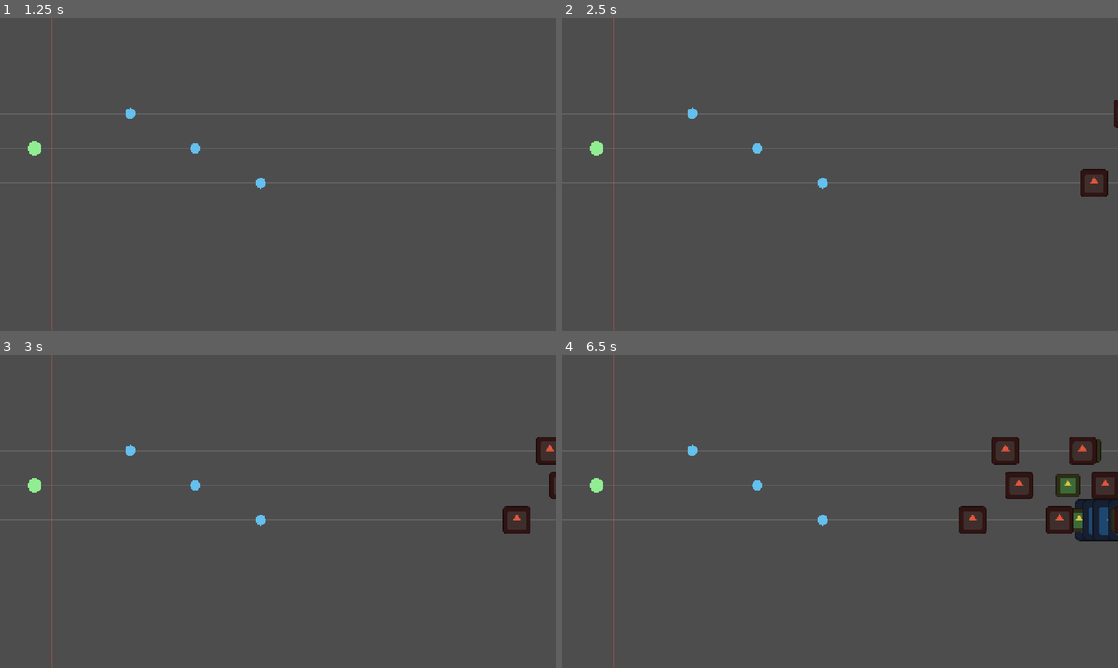
Above: before the commit, frames 1-4 (two rows, left to right).
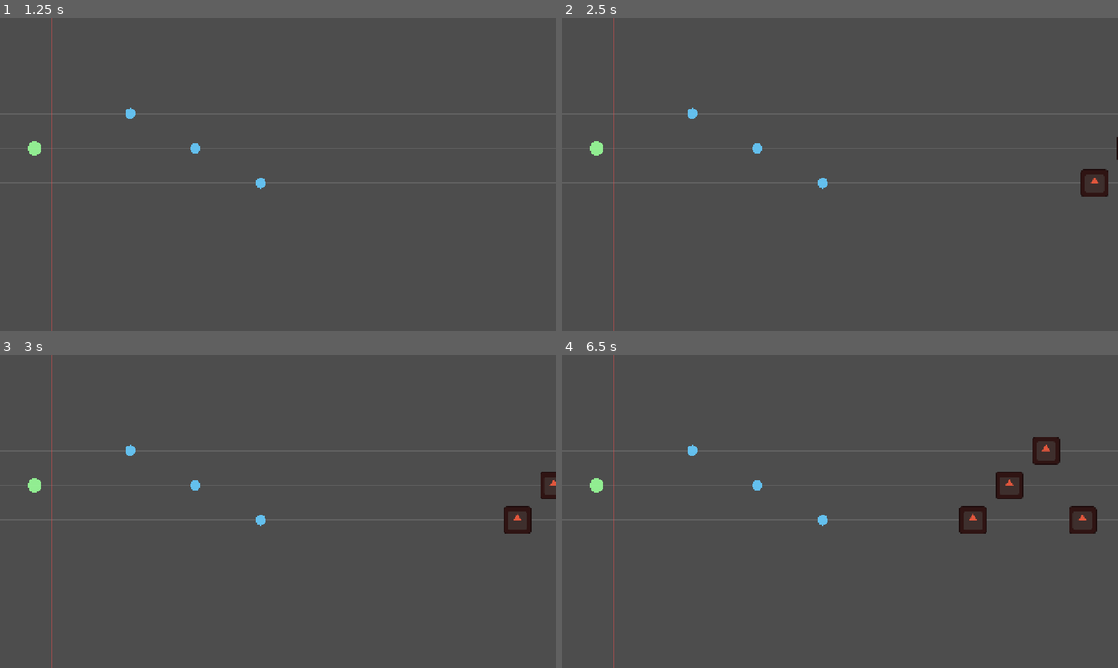
Above: after the commit, the same moments.

Repository: Sosorik/Sublike
Game: Godot game, scene res://scenes/battle/battle.tscn
The game is run twice, just before and just after one commit, with the same random seed, the same clock (stepped at 60 frames per second) and the same inputs. The engine's default icon, where the game draws it, is replaced by a stand-in: a white triangle on a blue panel in a dark square.
Inputs:
- Up to frame 1 (1.25 s): tap Enter at 0.5 s; tap Space at 0.6, 0.77, 1.07 s
- Up to frame 2 (2.5 s): tap Space at 1.25, 1.35, 1.52, 1.82, 2.1 s
- Up to frame 3 (3 s): tap Space at 2.85 s
- Up to frame 4 (6.5 s): tap Space at 3.02, 3.32, 3.6, 3.77, 4.07, 4.35, 4.52, 4.82, 5.1, 5.85, 6.02, 6.32 s

Frame 1 is identical in both runs. In frame 2, 0.1% of the frame differs, in the area x 93-100%, y 26-58%; in frame 3, 0.6%; in frame 4, 3.9%, in the area x 71-100%, y 26-60%.

Commit message:
2주차: 웨이브 스포너
- scripts/core/enemy_spawner.gd — 웨이브 상태기계 + 시그널
- enemies.json: wave_pattern.waves 추가 (5웨이브, 임시 수치)
- battle.tscn: EnemySpawner 노드 추가
- battle.gd: 스폰 책임 이관, 로그/안내선만 담당
- 자식 _ready() 가 부모보다 먼저 도는 문제로 첫 wave_started 를 놓치던 것 수정

Co-Authored-By: Claude Opus 5 <noreply@anthropic.com>

Diff:
--- a/data/enemies.json
+++ b/data/enemies.json
@@ -12,6 +12,14 @@
     "intermission_sec": 3.0,
     "spawn_x": 1400.0,
     "lanes_y": { "front": 380, "mid": 300, "back": 220 },
-    "max_alive": 100
+    "max_alive": 100,
+    "_waves_note": "임시 수치. 밸런스는 5~6주차에 잡는다. 여기 숫자만 고치면 된다.",
+    "waves": [
+      { "spawn_interval": 1.2, "entries": [ { "enemy_id": "charger", "count": 4 } ] },
+      { "spawn_interval": 1.1, "entries": [ { "enemy_id": "charger", "count": 4 }, { "enemy_id": "shooter", "count": 2 } ] },
+      { "spawn_interval": 1.0, "entries": [ { "enemy_id": "charger", "count": 5 }, { "enemy_id": "shooter", "count": 3 } ] },
+      { "spawn_interval": 0.9, "entries": [ { "enemy_id": "charger", "count": 4 }, { "enemy_id": "shooter", "count": 3 }, { "enemy_id": "armored", "count": 1 } ] },
+      { "spawn_interval": 0.8, "entries": [ { "enemy_id": "charger", "count": 6 }, { "enemy_id": "shooter", "count": 4 }, { "enemy_id": "armored", "count": 2 } ] }
+    ]
   }
 }
--- a/scenes/battle/battle.tscn
+++ b/scenes/battle/battle.tscn
@@ -2,10 +2,15 @@
 
 [ext_resource type="Script" path="res://scripts/core/battle.gd" id="1_battle"]
 [ext_resource type="PackedScene" path="res://scenes/entities/enemy.tscn" id="2_enemy"]
+[ext_resource type="Script" path="res://scripts/core/enemy_spawner.gd" id="3_spawner"]
 
-[node name="Battle" type="Node2D" unique_id=1111616442 node_paths=PackedStringArray("enemies_root")]
+[node name="Battle" type="Node2D" unique_id=198505537 node_paths=PackedStringArray("spawner")]
 script = ExtResource("1_battle")
+spawner = NodePath("EnemySpawner")
+
+[node name="Enemies" type="Node2D" parent="." unique_id=1876003993]
+
+[node name="EnemySpawner" type="Node" parent="." unique_id=13568884 node_paths=PackedStringArray("enemies_root")]
+script = ExtResource("3_spawner")
 enemy_scene = ExtResource("2_enemy")
-enemies_root = NodePath("Enemies")
-
-[node name="Enemies" type="Node2D" parent="." unique_id=274220953]
+enemies_root = NodePath("../Enemies")
--- a/scripts/core/battle.gd
+++ b/scripts/core/battle.gd
@@ -2,96 +2,36 @@
 
 ## 전투 씬 루트.
 ##
-## 적 스폰은 ObjectPool 을 거친다. 전투 중 instantiate()/queue_free() 금지.
-## 웨이브 스포너는 2주차 다음 항목.
+## 스폰은 EnemySpawner 가 전담한다. 여기서는 진행 상황 로그와 레인 안내선만 담당한다.
+## 아이다 HP / 실패 처리는 2주차 마지막 항목.
 
-## 인스펙터에서 scenes/entities/enemy.tscn 을 연결한다.
-@export var enemy_scene: PackedScene
-
-## 인스펙터에서 Enemies 노드를 연결한다.
-@export var enemies_root: Node2D
-
-## 전투 시작 전 미리 만들어 둘 적 수.
-@export var prewarm_count: int = 16
+## 인스펙터에서 EnemySpawner 노드를 연결한다.
+@export var spawner: Node
 
 ## 레인 안내선을 그린다. 좌표 확인용 임시 표시. 완성 전 끈다.
 @export var debug_draw: bool = true
 
-## data/enemies.json 의 적 3종. JSON 순서대로 돌아가며 스폰한다.
-var _enemy_rows: Array[Dictionary] = []
 
-var _lane_index: int = 0
-var _type_index: int = 0
+func _ready() -> void:
+	if spawner == null:
+		push_error("Battle: spawner 가 비어 있다. 인스펙터에서 EnemySpawner 를 연결할 것.")
+		return
+
+	spawner.wave_started.connect(_on_wave_started)
+	spawner.wave_cleared.connect(_on_wave_cleared)
+	spawner.floor_cleared.connect(_on_floor_cleared)
 
 
-func _ready() -> void:
-	if enemy_scene == null:
-		push_error("Battle: enemy_scene이 비어 있다. 인스펙터에서 enemy.tscn을 연결할 것.")
-		return
-	if enemies_root == null:
-		push_error("Battle: enemies_root가 비어 있다. 인스펙터에서 Enemies 노드를 연결할 것.")
-		return
-
-	_enemy_rows = DataLoader.get_all(DataLoader.GROUP_ENEMIES)
-	if _enemy_rows.is_empty():
-		push_error("Battle: data/enemies.json 에서 적을 하나도 읽지 못했다.")
-		return
-
-	ObjectPool.prewarm(enemy_scene, prewarm_count)
-	_spawn_enemy()
+func _on_wave_started(wave_number: int, total_waves: int, enemy_count: int) -> void:
+	print("웨이브 %d/%d 시작 — 적 %d마리" % [wave_number, total_waves, enemy_count])
 
 
-func _unhandled_input(event: InputEvent) -> void:
-	if event is InputEventKey and event.pressed and not event.echo:
-		if event.keycode == KEY_SPACE:
-			_spawn_enemy()
+func _on_wave_cleared(wave_number: int) -> void:
+	print("웨이브 %d 클리어" % wave_number)
 
 
-## 적 1마리를 스폰한다. 적 종류는 JSON 순서대로, 레인은 front → mid → back 순환.
-## lane_pref 가 "any" 가 아닌 적은 지정된 레인에만 나온다. (중갑체는 전열 고정)
-func _spawn_enemy() -> void:
-	if enemy_scene == null or enemies_root == null or _enemy_rows.is_empty():
-		return
-
-	var row: Dictionary = _enemy_rows[_type_index]
-	_type_index = (_type_index + 1) % _enemy_rows.size()
-
-	var enemy: Enemy = ObjectPool.acquire(enemy_scene) as Enemy
-	if enemy == null:
-		push_error("Battle: enemy_scene의 루트에 enemy.gd가 붙어 있지 않다.")
-		return
-
-	# 재사용된 적은 이미 연결돼 있다. 중복 연결하면 시그널이 두 번 온다.
-	if not enemy.reached_aida.is_connected(_on_enemy_reached_aida):
-		enemy.reached_aida.connect(_on_enemy_reached_aida)
-
-	enemy.setup(row)
-	enemies_root.add_child(enemy)
-	enemy.spawn_at(_pick_lane(enemy.get_lane_pref()))
-
-	print("스폰 — %s(%s) lane=%s speed=%.0f hp=%.0f" % [
-		enemy.display_name, enemy.enemy_id, enemy.get_lane(), enemy.speed, enemy.max_hp
-	])
-
-
-## lane_pref 를 실제 레인으로 바꾼다. "any" 면 순환, 아니면 지정 레인.
-func _pick_lane(lane_pref: String) -> String:
-	if lane_pref != "any":
-		if lane_pref in BattleLayout.LINES:
-			return lane_pref
-		push_warning("Battle: 알 수 없는 lane_pref '%s' — 순환 레인을 쓴다." % lane_pref)
-
-	var lane: String = BattleLayout.LINES[_lane_index]
-	_lane_index = (_lane_index + 1) % BattleLayout.LINES.size()
-	return lane
-
-
-func _on_enemy_reached_aida(enemy: Enemy) -> void:
-	print("도달 — %s lane=%s (아이다 피해 %.0f)" % [
-		enemy.display_name, enemy.get_lane(), enemy.damage
-	])
-	# 아이다 HP 감소는 2주차 마지막 항목에서 붙인다.
-	ObjectPool.release(enemy)
+func _on_floor_cleared() -> void:
+	print("층 클리어 — 강화 3택은 4주차 항목")
 
 
 ## 레인 안내선. 좌표가 문서와 맞는지 눈으로 확인하기 위한 임시 표시.
--- /dev/null
+++ b/scripts/core/enemy_spawner.gd
@@ -0,0 +1,235 @@
+extends Node
+
+## 웨이브 스포너. data/enemies.json 의 wave_pattern 을 그대로 따른다.
+##
+## 층당 웨이브 5 (waves_per_floor), 웨이브 사이 정비 시간 (intermission_sec).
+## 한 층만 돈다. 다음 층으로 넘기는 건 4주차 "층 진행" 항목이다.
+##
+## 웨이브 클리어 조건 = 스폰 큐가 비었고 살아있는 적이 0.
+## 지금은 적을 죽일 수단이 없어서 전부 아이다까지 걸어가야 클리어된다.
+## DamagePacket 항목이 붙으면 자연스럽게 "처치로 클리어"가 된다.
+
+## 웨이브가 시작됐다.
+signal wave_started(wave_number: int, total_waves: int, enemy_count: int)
+## 웨이브의 적이 전부 사라졌다.
+signal wave_cleared(wave_number: int)
+## 층의 마지막 웨이브까지 끝났다.
+signal floor_cleared()
+
+enum State { IDLE, SPAWNING, WAITING_CLEAR, INTERMISSION, DONE }
+
+## 인스펙터에서 scenes/entities/enemy.tscn 을 연결한다.
+@export var enemy_scene: PackedScene
+
+## 스폰한 적을 담을 노드. 인스펙터에서 Enemies 를 연결한다.
+@export var enemies_root: Node2D
+
+## 전투 시작 전 미리 만들어 둘 적 수. 가장 큰 웨이브보다 넉넉하게.
+@export var prewarm_count: int = 24
+
+## false 면 start() 를 직접 불러야 시작한다.
+@export var auto_start: bool = true
+
+## 스폰 한 마리마다 로그를 찍는다. 검증할 때만 켠다.
+@export var verbose: bool = false
+
+## wave_pattern 을 읽지 못했을 때만 쓰는 대비값.
+const FALLBACK_INTERMISSION: float = 3.0
+const FALLBACK_INTERVAL: float = 1.0
+const FALLBACK_MAX_ALIVE: int = 100
+
+var _waves: Array = []
+var _rows: Dictionary = {}          ## enemy_id → 데이터 (1회만 복사해서 재사용)
+var _queue: Array[String] = []      ## 이번 웨이브에 남은 스폰 목록
+var _wave_index: int = -1           ## 0-based
+var _alive: int = 0
+var _timer: float = 0.0
+var _interval: float = FALLBACK_INTERVAL
+var _intermission: float = FALLBACK_INTERMISSION
+var _max_alive: int = FALLBACK_MAX_ALIVE
+var _lane_index: int = 0
+var _state: State = State.IDLE
+
+
+func _ready() -> void:
+	if enemy_scene == null:
+		push_error("EnemySpawner: enemy_scene 이 비어 있다.")
+		return
+	if enemies_root == null:
+		push_error("EnemySpawner: enemies_root 가 비어 있다.")
+		return
+
+	if not _load_pattern():
+		return
+
+	ObjectPool.prewarm(enemy_scene, prewarm_count)
+	if auto_start:
+		# 자식의 _ready() 는 부모보다 먼저 돈다. 여기서 바로 시작하면
+		# 부모가 시그널을 연결하기 전에 1번 웨이브가 시작돼 wave_started 를 놓친다.
+		start.call_deferred()
+
+
+## 1번 웨이브부터 시작한다.
+func start() -> void:
+	if _waves.is_empty():
+		push_error("EnemySpawner: 웨이브 데이터가 없어 시작할 수 없다.")
+		return
+	_wave_index = -1
+	_alive = 0
+	_queue.clear()
+	_next_wave()
+
+
+func get_state() -> State:
+	return _state
+
+
+func get_alive_count() -> int:
+	return _alive
+
+
+## 현재 웨이브 번호(1-based). 아직 시작 전이면 0.
+func get_wave_number() -> int:
+	return _wave_index + 1
+
+
+func _process(delta: float) -> void:
+	match _state:
+		State.SPAWNING:
+			_tick_spawning(delta)
+		State.WAITING_CLEAR:
+			if _alive <= 0:
+				wave_cleared.emit(get_wave_number())
+				_timer = _intermission
+				_state = State.INTERMISSION
+		State.INTERMISSION:
+			_timer -= delta
+			if _timer <= 0.0:
+				_next_wave()
+		_:
+			pass
+
+
+## ---------------------------------------------------------------- 내부
+
+func _tick_spawning(delta: float) -> void:
+	_timer -= delta
+	if _timer > 0.0:
+		return
+
+	# 화면이 꽉 찼으면 자리가 날 때까지 스폰을 미룬다.
+	if _alive >= _max_alive:
+		return
+
+	_spawn_one(_queue.pop_front())
+	_timer = _interval
+
+	if _queue.is_empty():
+		_state = State.WAITING_CLEAR
+
+
+func _next_wave() -> void:
+	_wave_index += 1
+	if _wave_index >= _waves.size():
+		_state = State.DONE
+		floor_cleared.emit()
+		return
+
+	var wave: Dictionary = _waves[_wave_index]
+	_interval = float(wave.get("spawn_interval", FALLBACK_INTERVAL))
+	_queue = _build_queue(wave.get("entries", []) as Array)
+	_timer = 0.0
+	_state = State.SPAWNING
+	wave_started.emit(get_wave_number(), _waves.size(), _queue.size())
+
+
+## entries 를 스폰 순서 목록으로 편다.
+## 종류별로 뭉치지 않도록 번갈아 낸다. 난수를 쓰지 않아 실행마다 결과가 같다.
+func _build_queue(entries: Array) -> Array[String]:
+	var remaining: Array[int] = []
+	var ids: Array[String] = []
+	for e in entries:
+		var entry: Dictionary = e
+		ids.append(str(entry.get("enemy_id", "")))
+		remaining.append(int(entry.get("count", 0)))
+
+	var out: Array[String] = []
+	var moved: bool = true
+	while moved:
+		moved = false
+		for i in ids.size():
+			if remaining[i] > 0:
+				out.append(ids[i])
+				remaining[i] -= 1
+				moved = true
+	return out
+
+
+func _spawn_one(enemy_id: String) -> void:
+	var row: Dictionary = _rows.get(enemy_id, {})
+	if row.is_empty():
+		push_error("EnemySpawner: 알 수 없는 적 '%s'" % enemy_id)
+		return
+
+	var enemy: Enemy = ObjectPool.acquire(enemy_scene) as Enemy
+	if enemy == null:
+		push_error("EnemySpawner: enemy_scene 루트에 enemy.gd 가 없다.")
+		return
+
+	# 재사용된 적은 이미 연결돼 있다. 중복 연결하면 시그널이 두 번 온다.
+	if not enemy.reached_aida.is_connected(_on_enemy_reached_aida):
+		enemy.reached_aida.connect(_on_enemy_reached_aida)
+
+	enemy.setup(row)
+	enemies_root.add_child(enemy)
+	enemy.spawn_at(_pick_lane(enemy.get_lane_pref()))
+	_alive += 1
+
+	if verbose:
+		print("  스폰 %s lane=%s (alive=%d, 남은 큐=%d)" % [
+			enemy.enemy_id, enemy.get_lane(), _alive, _queue.size()
+		])
+
+
+## lane_pref 를 실제 레인으로 바꾼다. "any" 면 순환, 아니면 지정 레인.
+## 지정 레인 적은 순환 카운터를 소비하지 않는다.
+func _pick_lane(lane_pref: String) -> String:
+	if lane_pref != "any":
+		if lane_pref in BattleLayout.LINES:
+			return lane_pref
+		push_warning("EnemySpawner: 알 수 없는 lane_pref '%s'" % lane_pref)
+
+	var lane: String = BattleLayout.LINES[_lane_index]
+	_lane_index = (_lane_index + 1) % BattleLayout.LINES.size()
+	return lane
+
+
+func _on_enemy_reached_aida(enemy: Enemy) -> void:
+	# 아이다 HP 감소는 2주차 마지막 항목에서 붙인다.
+	_alive = maxi(0, _alive - 1)
+	ObjectPool.release(enemy)
+
+
+func _load_pattern() -> bool:
+	var pattern: Dictionary = DataLoader.get_wave_pattern()
+	if pattern.is_empty():
+		push_error("EnemySpawner: wave_pattern 을 읽지 못했다.")
+		return false
+
+	_waves = pattern.get("waves", []) as Array
+	if _waves.is_empty():
+		push_error("EnemySpawner: wave_pattern.waves 가 비어 있다.")
+		return false
+
+	var declared: int = int(pattern.get("waves_per_floor", _waves.size()))
+	if declared != _waves.size():
+		push_warning("EnemySpawner: waves_per_floor(%d) 와 waves 개수(%d) 가 다르다." % [
+			declared, _waves.size()
+		])
+
+	_intermission = float(pattern.get("intermission_sec", FALLBACK_INTERMISSION))
+	_max_alive = int(pattern.get("max_alive", FALLBACK_MAX_ALIVE))
+
+	for id in DataLoader.ids(DataLoader.GROUP_ENEMIES):
+		_rows[id] = DataLoader.get_enemy(id)
+	return true
Not shown, changed: docs/PROGRESS.md
